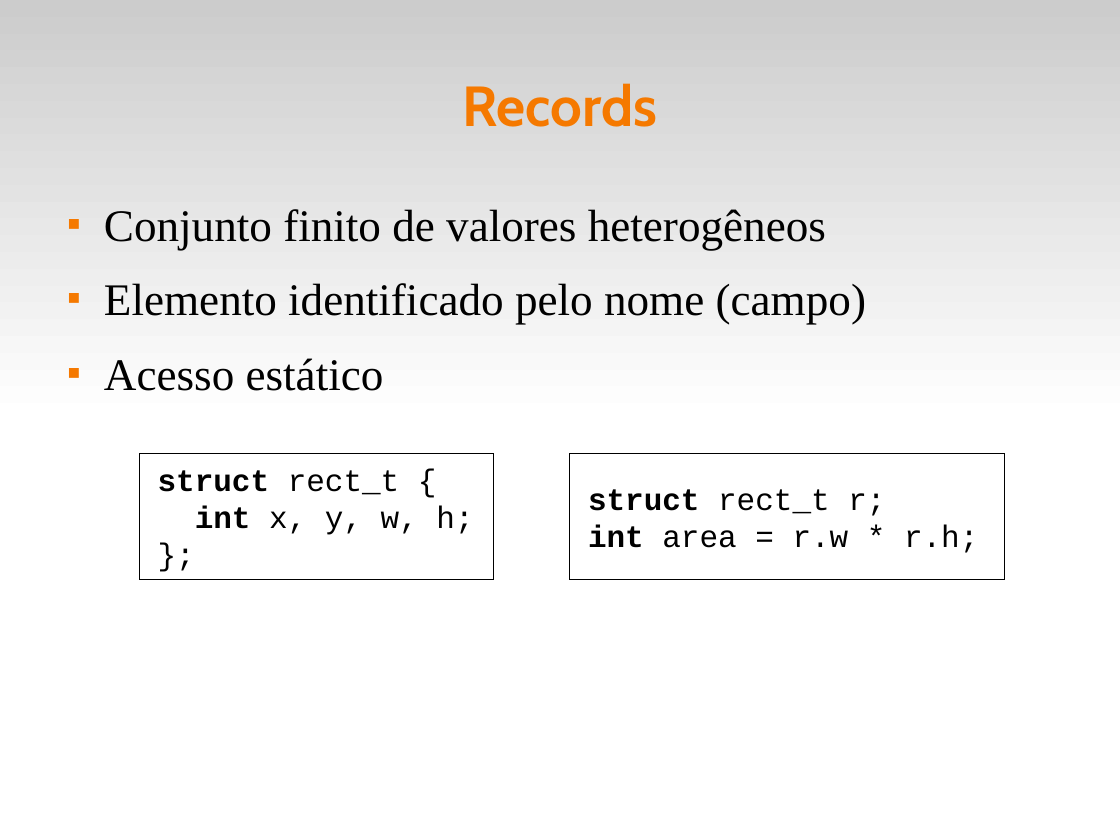
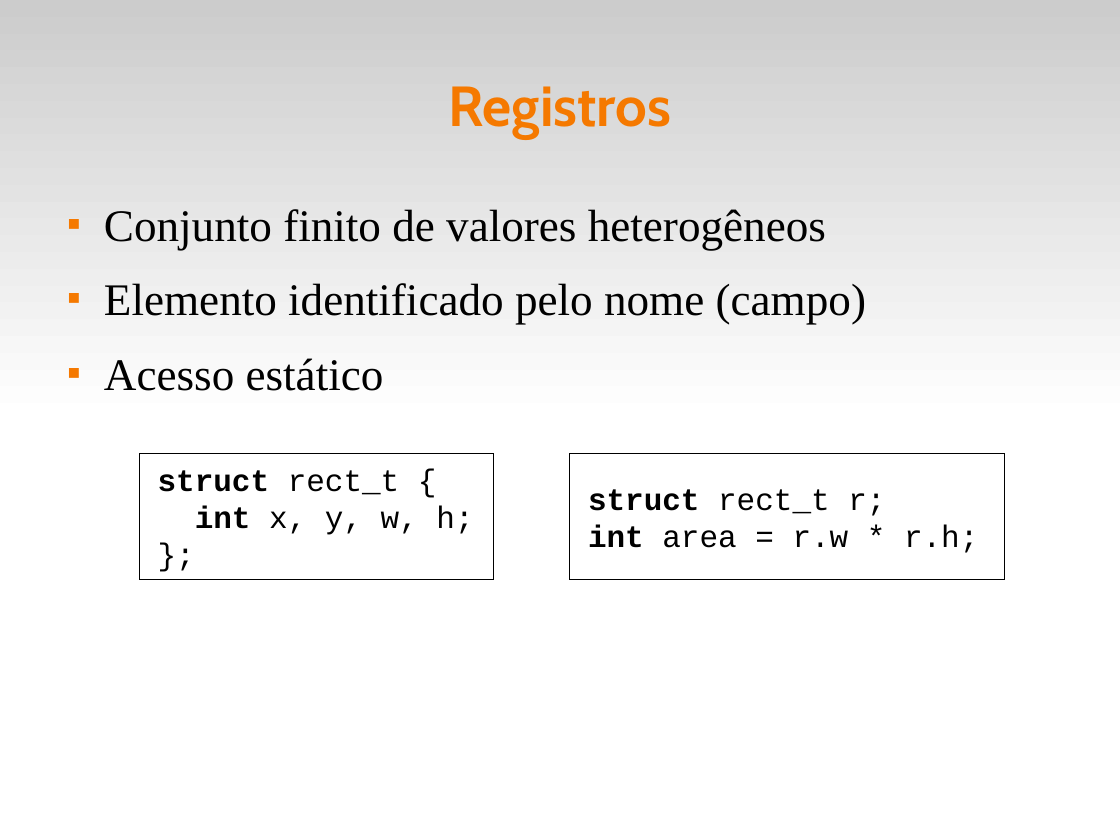
Before and after one commit to fsantanna-uerj/EDL, a slide deck: slide 19 of slides/edl-05-data.odp (slide 22 before the commit). Drawn at 1120x840 pixels with LibreOffice and Linux fonts; fonts in the diff are those of the drawing. Boxes give left, top, right and bottom in pixels: in the first picture for what was removed or moved away, otherwise in the second. Text is boxed around its words. In the diff, an @@ line names an element or a change of style, - is before the commit and + after.

```diff
--- a/slides/edl-05-data.odp
+++ b/slides/edl-05-data.odp
@@ title at box(449, 86, 672, 139): text changed @@
-Records
+Registros
```
Also in this commit, not shown: 1 other slide changed, 16 slides added, 1 slide removed, 18 other files.
